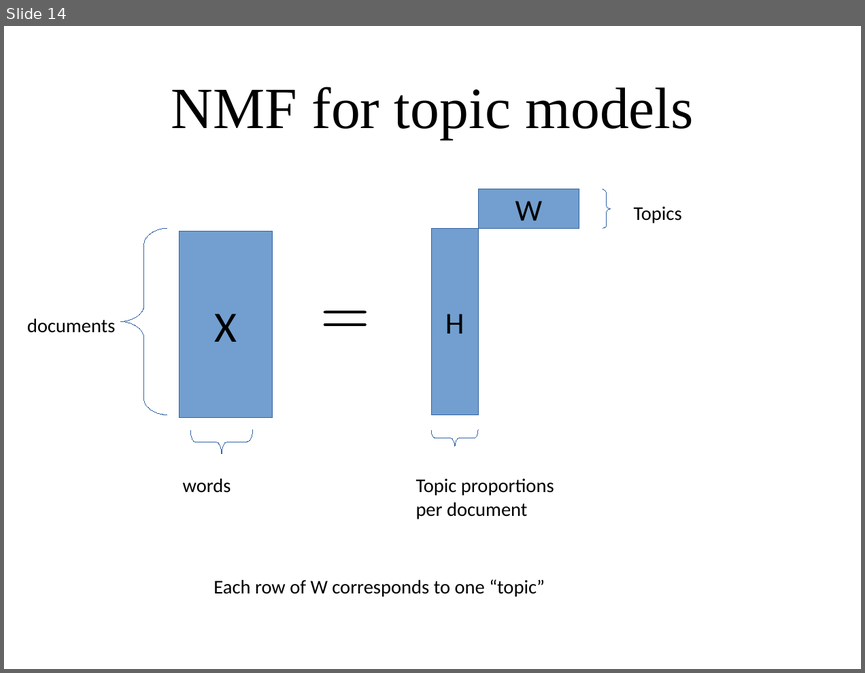
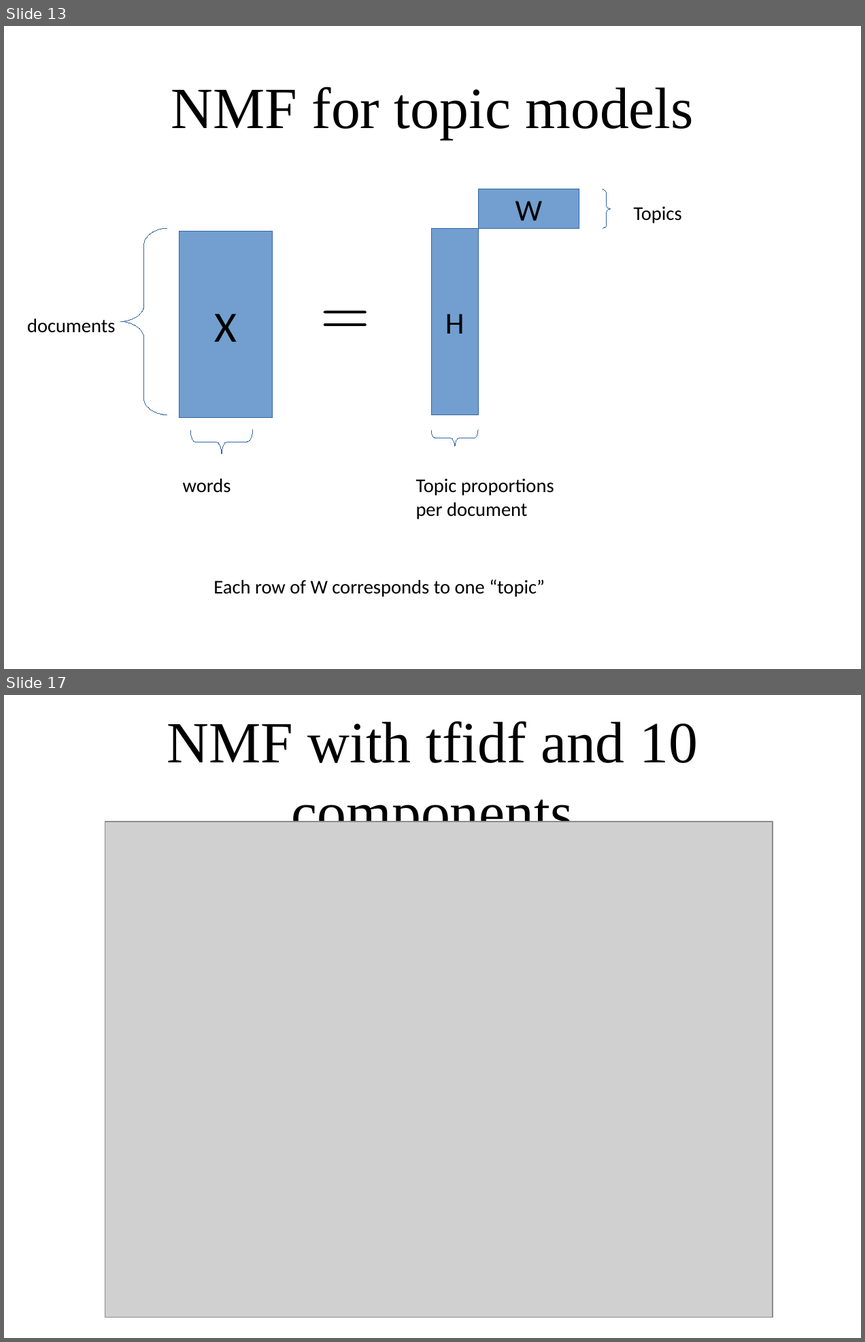
Before and after one commit to amueller/applied_ml_spring_2017, a slide deck: slides/aml-20-040517.odp. Shown one above the other, each under a label of ours: slide 14 before the commit, slides 13 and 17 after it; the slides between them are not shown. The pictures are 865x673 and 865x1342 pixels, drawn with LibreOffice and Linux fonts; fonts in the diff are those of the drawing; grey boxes stand for pictures. Boxes give left, top, right and bottom in pixels: in the first picture for what was removed or moved away, otherwise in the second. Text is boxed around its words. In the diff, an @@ line names an element or a change of style, - is before the commit and + after.

```diff
--- a/slides/aml-20-040517.odp
+++ b/slides/aml-20-040517.odp
@@ slide 17 added at [4,695,861,1338], background #FFFFFF @@
@@ title added at [167,721,698,822], 54 pt, text #000000 @@
+NMF with tfidf and 10 components
@@ picture added at [105,821,773,1317] @@
@@ what was slide 14 is now slide 13 @@
```
Also in this commit, not shown: 2 slides changed, 14 other slides added, 1 slide removed, 1 other file.
